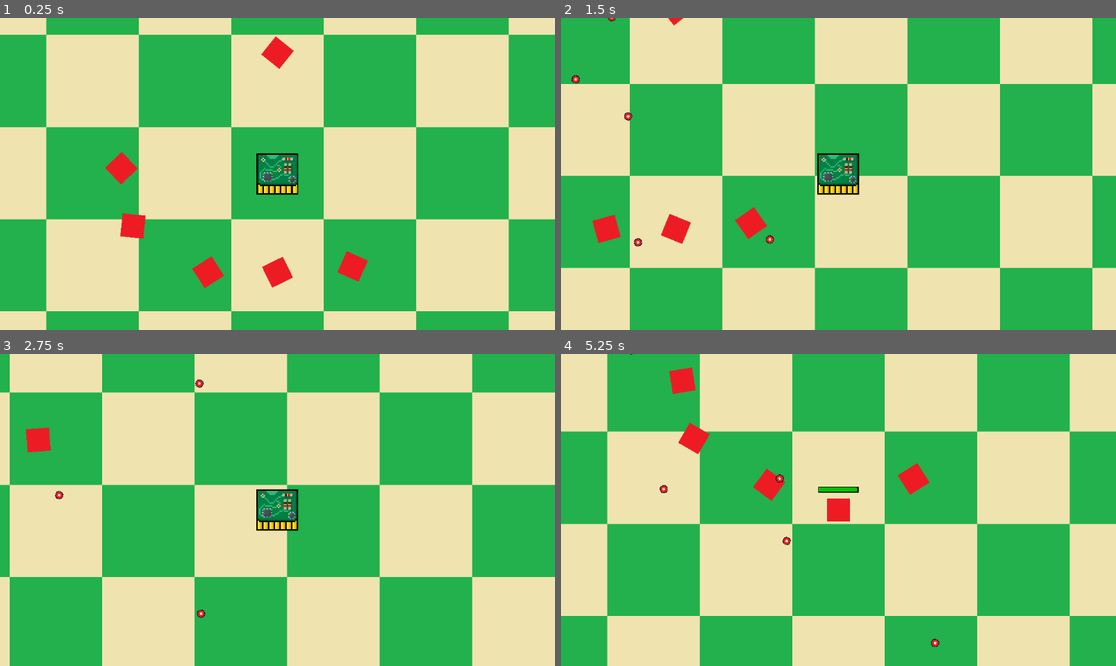
Above: before the commit, frames 1-4 (two rows, left to right).
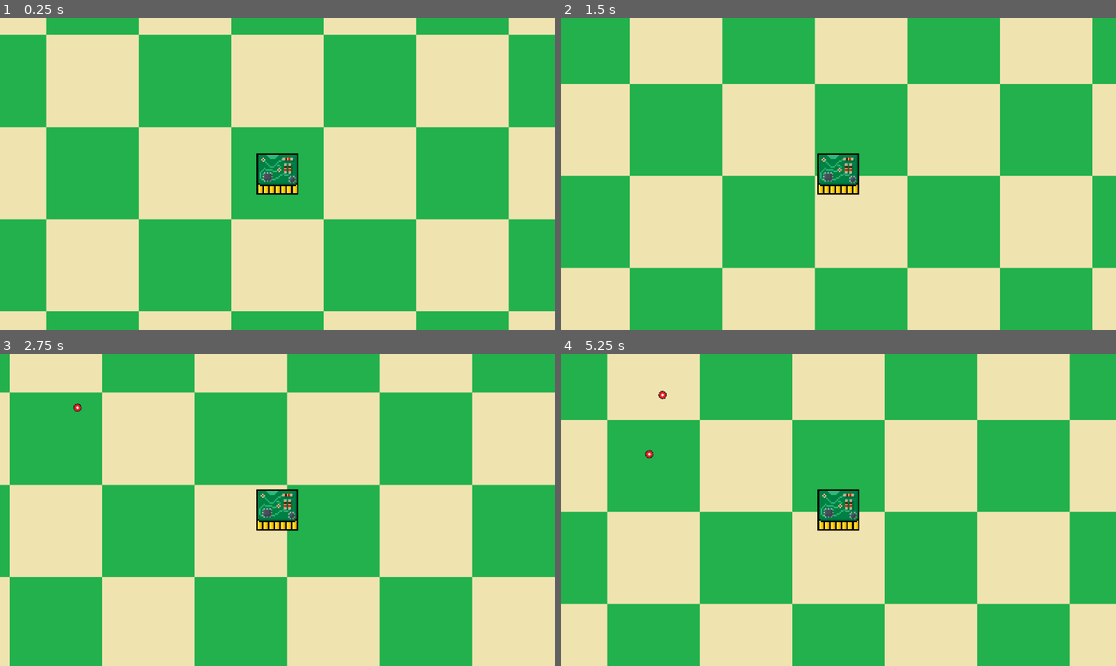
Above: after the commit, the same moments.

Repository: Lannyboi/game-jam-Jan-17th-31st
Game: Godot game, scene res://All Combined/All_Combined.tscn
Two runs of this game, one before a commit and one after it. Both use one fixed random seed, a clock stepped at 60 frames per second and the inputs below.
Inputs:
- Up to frame 1 (0.25 s): no input
- Up to frame 2 (1.5 s): hold D (right) 0.53-1.28 s; tap Space (Hack) at 0.6, 1.35 s; hold S (down) from 1.28 s (still down)
- Up to frame 3 (2.75 s): release S (down) at 2.03 s; hold D (right) from 2.03 s (still down); tap Space (Hack) at 2.1 s
- Up to frame 4 (5.25 s): release D (right) at 2.78 s; hold W (up) 2.78-3.53 s; tap Space (Hack) every 0.75 s from 2.85 to 5.1 s; hold A (left) 3.53-5.03 s; hold S (down) from 5.03 s (still down)

The runs differ from the first frame. In frame 1, 1.9% of the frame differs, in the area x 19-67%, y 5-87%; in frame 2, 1.1%; in frame 3, 0.5%; in frame 4, 89%, in the area x 0-100%, y 0-100%.

Commit message:
bullet's work better

Diff:
--- a/SD Timer/All Combined/All_Combined.tscn
+++ b/SD Timer/All Combined/All_Combined.tscn
@@ -97,7 +97,7 @@
 shape = SubResource("RectangleShape2D_yagjs")
 
 [node name="Enemy" parent="." instance=ExtResource("4_f2gbn")]
-position = Vector2(576, 152)
+position = Vector2(-136, -152)
 
 [node name="Camera2D" type="Camera2D" parent="."]
 position = Vector2(576, 328)
@@ -130,18 +130,39 @@
 shape = SubResource("RectangleShape2D_2fdum")
 
 [node name="Enemy2" parent="." instance=ExtResource("4_f2gbn")]
-position = Vector2(360, 312)
+position = Vector2(-784, 440)
 
 [node name="Enemy3" parent="." instance=ExtResource("4_f2gbn")]
-position = Vector2(376, 392)
+position = Vector2(856, -648)
 
 [node name="Enemy4" parent="." instance=ExtResource("4_f2gbn")]
-position = Vector2(480, 456)
+position = Vector2(-904, -648)
 
 [node name="Enemy5" parent="." instance=ExtResource("4_f2gbn")]
-position = Vector2(576, 456)
+position = Vector2(152, 720)
 
 [node name="Enemy6" parent="." instance=ExtResource("4_f2gbn")]
-position = Vector2(680, 448)
+position = Vector2(888, -200)
+
+[node name="Enemy7" parent="." instance=ExtResource("4_f2gbn")]
+position = Vector2(224, -624)
+
+[node name="Enemy8" parent="." instance=ExtResource("4_f2gbn")]
+position = Vector2(-104, 320)
+
+[node name="Enemy9" parent="." instance=ExtResource("4_f2gbn")]
+position = Vector2(-984, 32)
+
+[node name="Enemy10" parent="." instance=ExtResource("4_f2gbn")]
+position = Vector2(-544, -504)
+
+[node name="Enemy11" parent="." instance=ExtResource("4_f2gbn")]
+position = Vector2(-632, 736)
+
+[node name="Enemy12" parent="." instance=ExtResource("4_f2gbn")]
+position = Vector2(-1120, 504)
+
+[node name="Enemy13" parent="." instance=ExtResource("4_f2gbn")]
+position = Vector2(520, -376)
 
 [node name="Node" type="Node" parent="."]
--- a/SD Timer/All Combined/enemy.tscn
+++ b/SD Timer/All Combined/enemy.tscn
@@ -60,8 +60,8 @@
 vframes = 2
 
 [node name="Area2D" type="Area2D" parent="."]
-collision_layer = 4
-collision_mask = 4
+collision_layer = 12
+collision_mask = 12
 
 [node name="CollisionShape2D" type="CollisionShape2D" parent="Area2D"]
 shape = SubResource("RectangleShape2D_ep7t1")
@@ -88,6 +88,7 @@
 autostart = true
 
 [node name="Shot" type="Marker2D" parent="."]
+position = Vector2(16, 0)
 scale = Vector2(0.7, 0.7)
 gizmo_extents = 100.0
 
